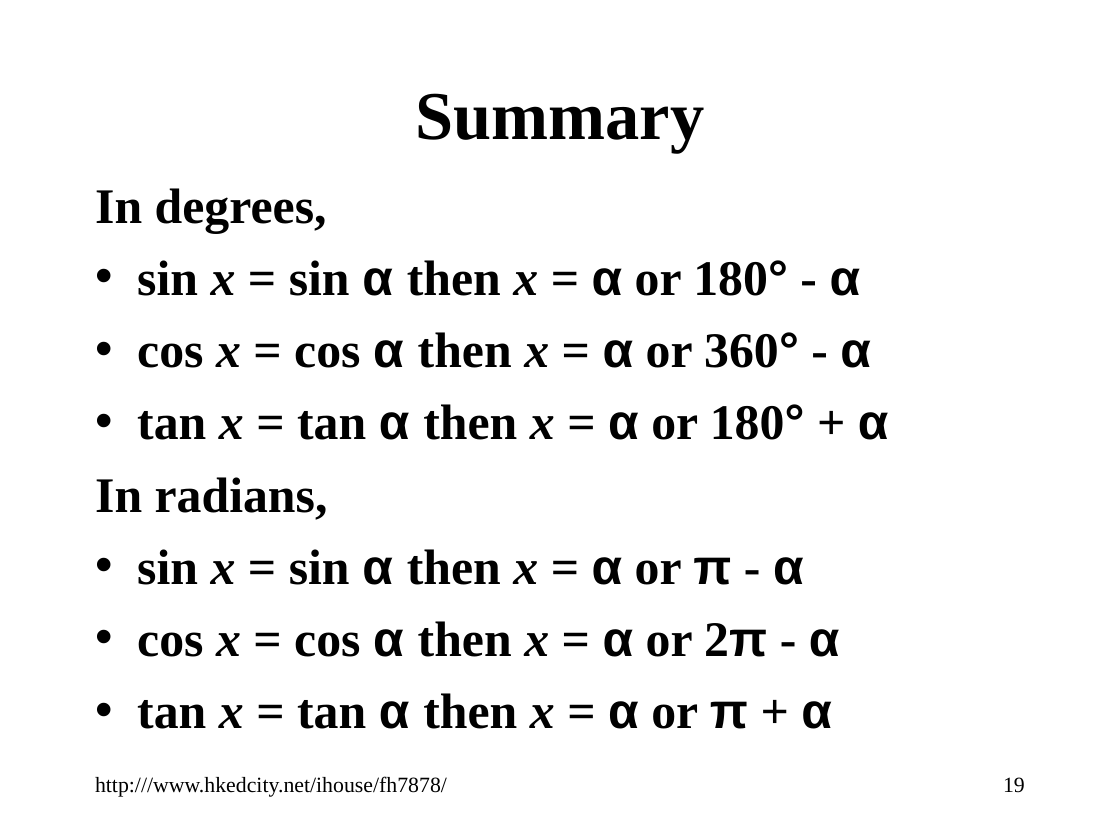
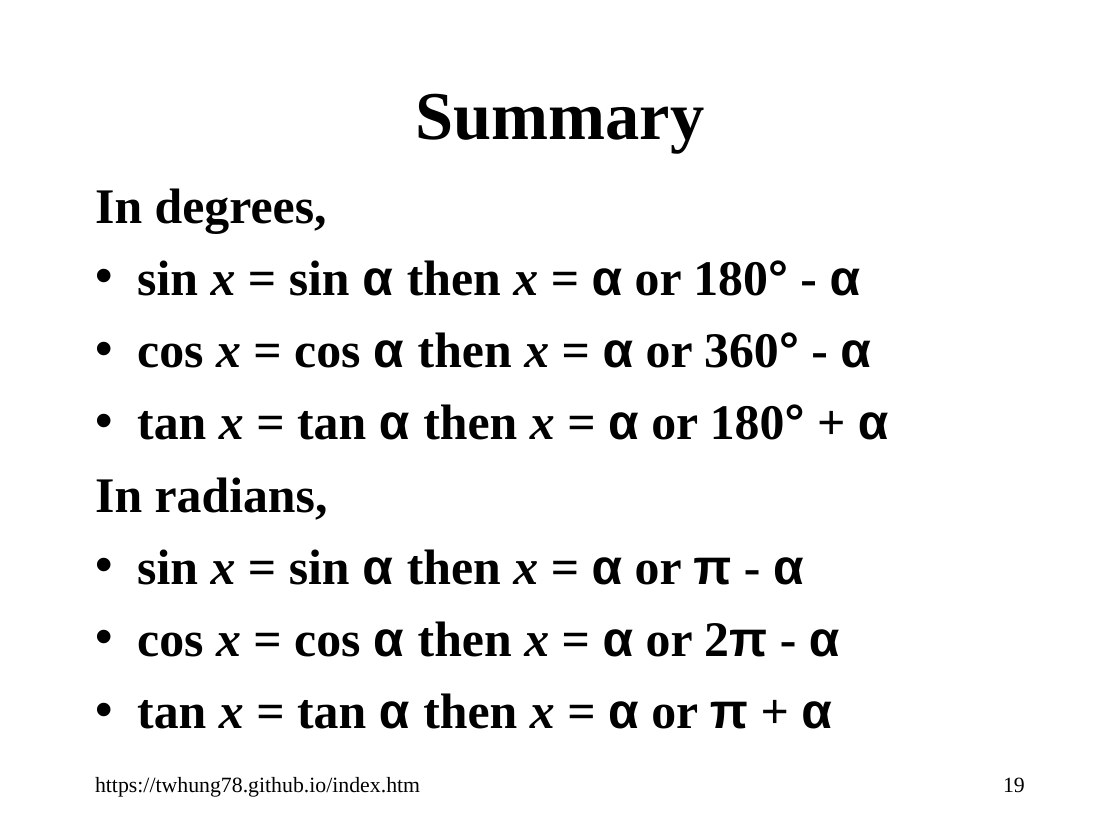
Before and after one commit to twhung78/twhung78.github.io, a slide deck: slide 19 of Trigonometry/Trigonometric_Equations.ppt. Drawn at 1120x840 pixels with LibreOffice and Linux fonts; fonts in the diff are those of the drawing. Boxes give left, top, right and bottom in pixels: in the first picture for what was removed or moved away, otherwise in the second. Text is boxed around its words. In the diff, an @@ line names an element or a change of style, - is before the commit and + after.

```diff
--- a/Trigonometry/Trigonometric_Equations.ppt
+++ b/Trigonometry/Trigonometric_Equations.ppt
@@ text at <box>95,777,420,797</box>: text changed @@
-http:///www.hkedcity.net/ihouse/fh7878/
+https://twhung78.github.io/index.htm
```
Also in this commit, not shown: 18 other slides changed.
